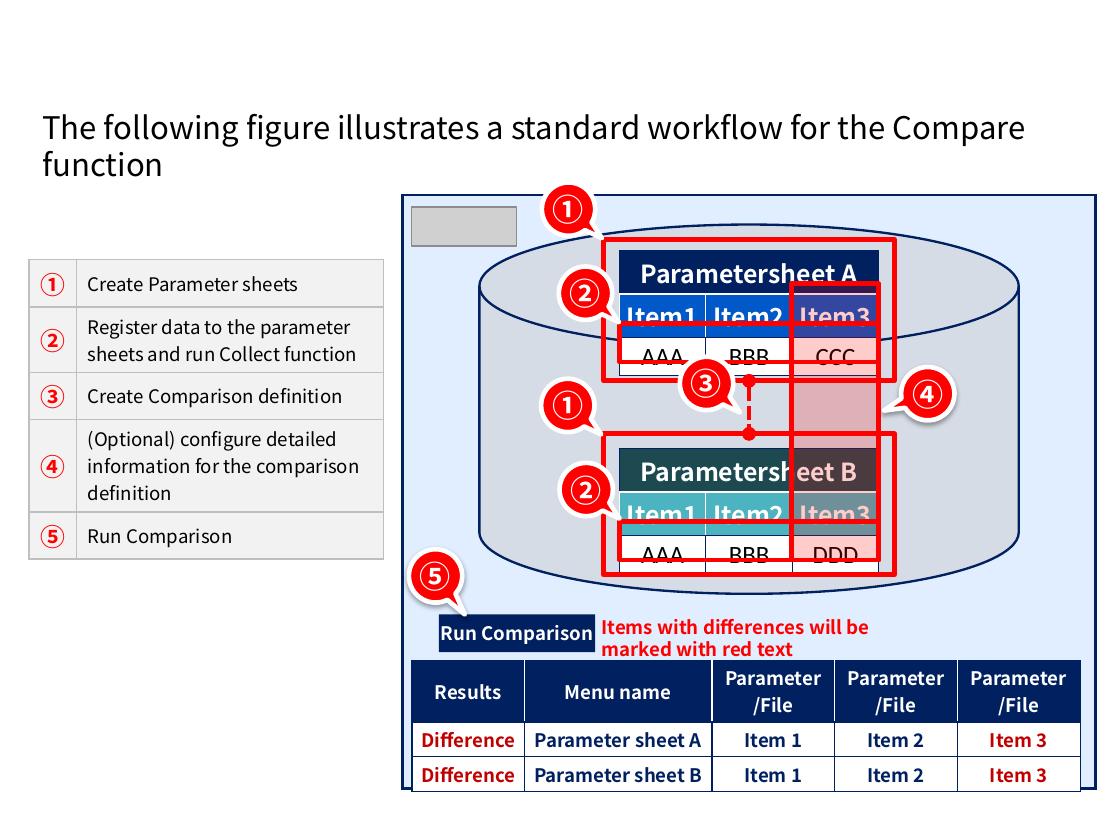
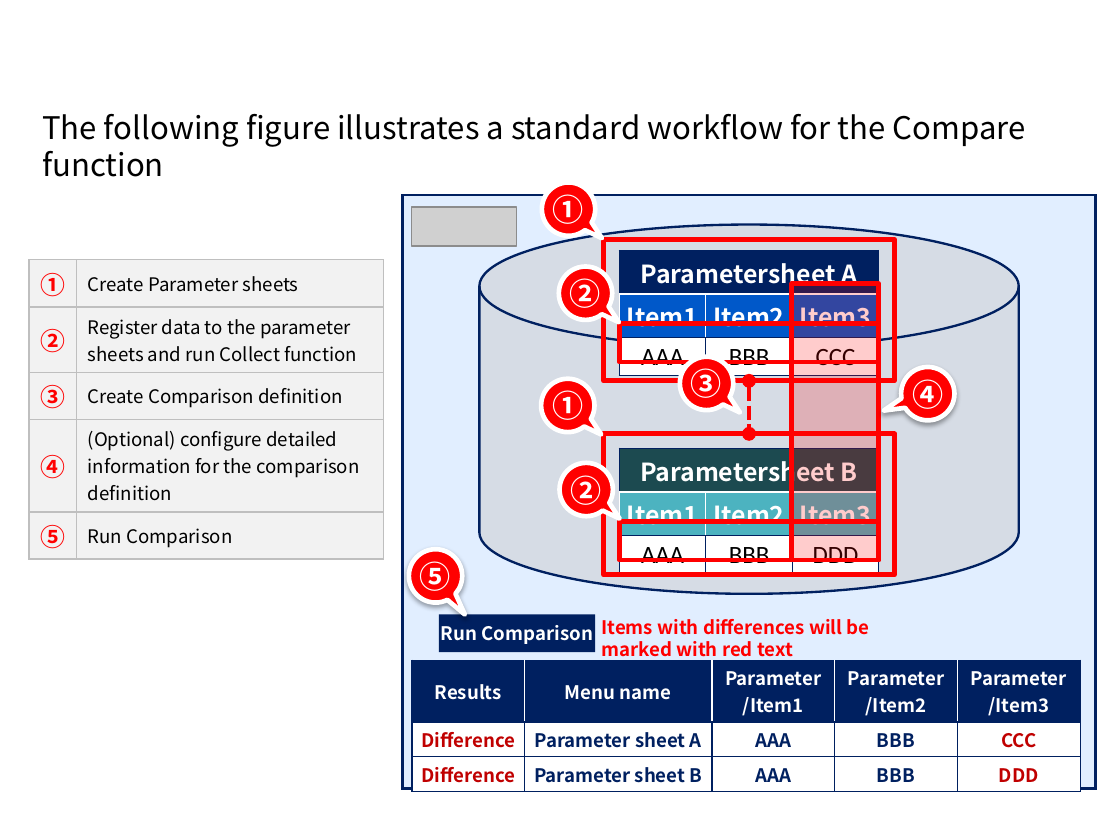
Before and after one commit to exastro-suite/it-automation-docs, a slide deck: slide 17 of asset/Learn/ITA-collect-compare_en.pptx. Drawn at 1120x840 pixels with LibreOffice and Linux fonts; fonts in the diff are those of the drawing; grey boxes stand for pictures; background and template pictures are left out. Boxes give left, top, right and bottom in pixels: in the first picture for what was removed or moved away, otherwise in the second. Text is boxed around its words. In the diff, an @@ line names an element or a change of style, - is before the commit and + after.

```diff
--- a/asset/Learn/ITA-collect-compare_en.pptx
+++ b/asset/Learn/ITA-collect-compare_en.pptx
@@ table at (x1=412, y1=660, x2=1082, y2=787) @@
-row 1: Results | Menu name | Parameter / /File | Parameter / /File | Parameter / /File
+row 1: Results | Menu name | Parameter / /Item1 | Parameter / /Item2 | Parameter / /Item3
-row 2: Difference | Parameter sheet A | Item 1 | Item 2 | Item 3
+row 2: Difference | Parameter sheet A | AAA | BBB | CCC
-row 3: Difference | Parameter sheet B | Item 1 | Item 2 | Item 3
+row 3: Difference | Parameter sheet B | AAA | BBB | DDD
```
Also in this commit, not shown: 2 other slides changed, 1 slide added, 11 other files.
